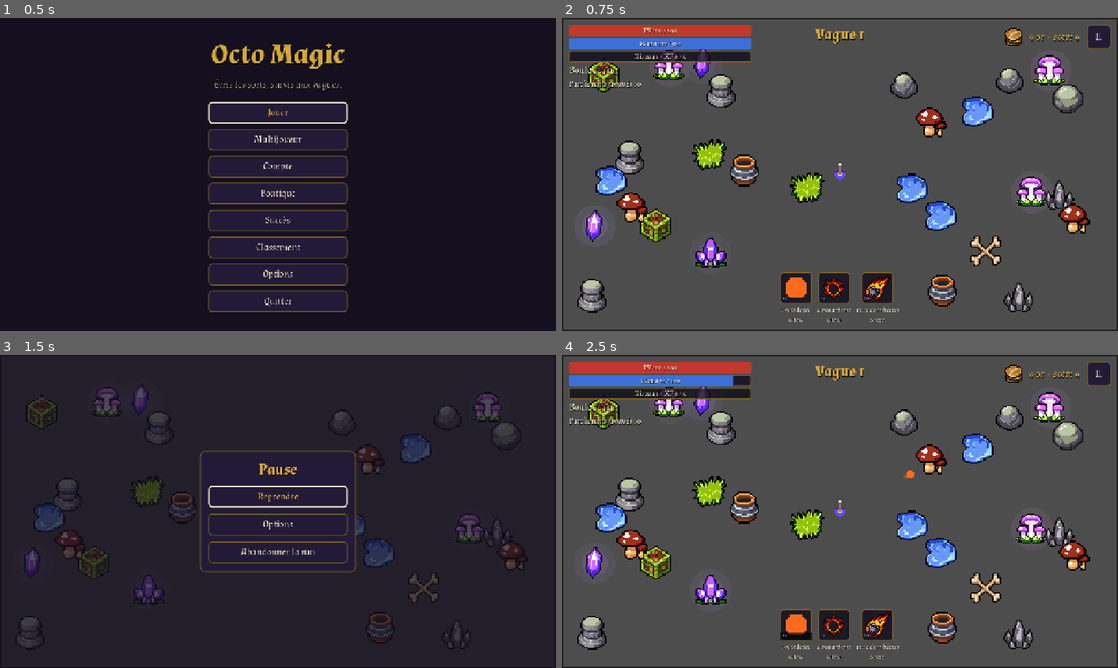
Above: before the commit, frames 1-4 (two rows, left to right).
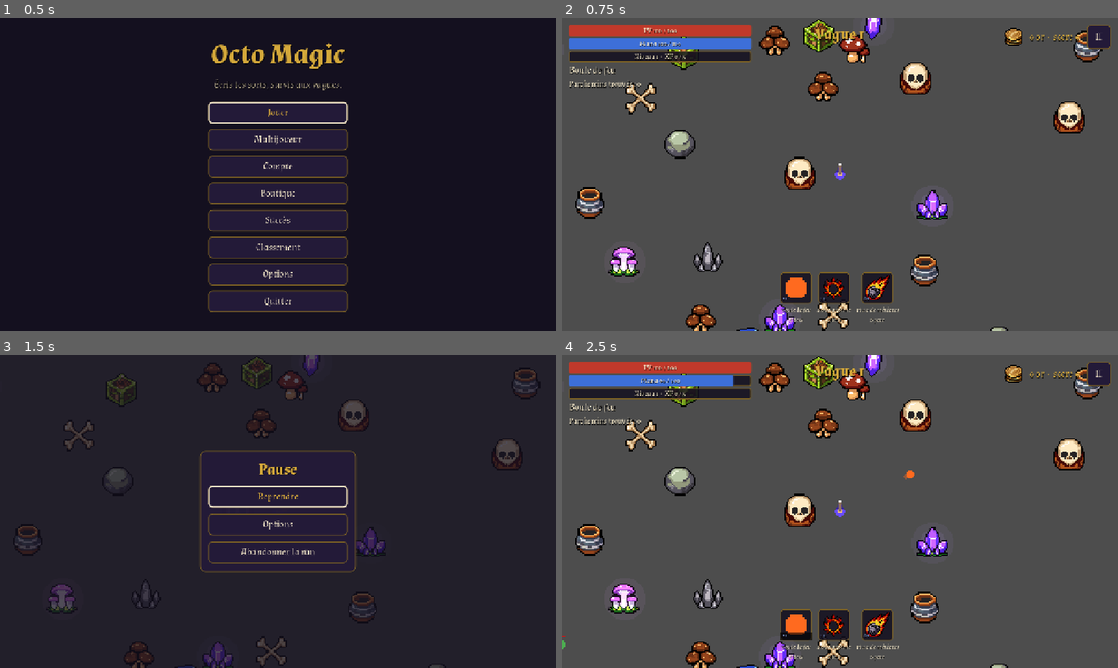
Above: after the commit, the same moments.

Repository: LeandreBl/octo-magic
Game: Godot game, scene res://game/main.tscn
The game is run twice, just before and just after one commit, with the same random seed, the same clock (stepped at 60 frames per second) and the same inputs.
Inputs:
- Up to frame 1 (0.5 s): no input
- Up to frame 2 (0.75 s): click "Jouer" at 0.5 s
- Up to frame 3 (1.5 s): click "II" at 1.25 s
- Up to frame 4 (2.5 s): click "Reprendre" at 2 s

Frame 1 is identical in both runs. In frame 2, 17% of the frame differs, in the area x 0-100%, y 0-100%; in frame 3, 6.3%; in frame 4, 17%.

Commit message:
Arena about 4x4 screens: decor scaled with area, waves spawn off a mage's screen
Spells now expire by distance from their origin instead of the screen rect.

Co-Authored-By: Claude Opus 5.5 <noreply@anthropic.com>

Diff:
--- a/game/decor.gd
+++ b/game/decor.gd
@@ -20,7 +20,8 @@
 	"ruins": [[0, "wall"], [1, "wall"], [3, "wall"], [14, "wall"], [8, "wall", "#ff9a3c"], [2, "rock"],
 		[4, "crate"], [5, "crate"], [6, "prop"], [7, "prop"], [9, "prop"], [12, "prop"], [13, "prop"], [15, "prop"]],
 }
-const COUNTS := {"wall": 5, "rock": 3, "crate": 4, "prop": 16}  # placement order
+const COUNTS := {"wall": 5, "rock": 3, "crate": 4, "prop": 16}  # per 1280x720 screen, placement order
+const ARENA := Rect2(0, 0, 4800, 3200)  # the run's map, about 4x4 screens: the camera shows a part of it
 const EDGE := 64.0  # enemies come in from every side
 const CENTER := 180.0  # the player starts in the middle
 const GAP := 80.0  # room between solid items: the boss (radius 36) gets through
@@ -56,7 +57,7 @@
 	var inner := rect.grow(-EDGE)
 	for kind in COUNTS:
 		var cells: Array = MAPS[map].filter(func(c): return c[1] == kind)
-		for i in COUNTS[kind]:
+		for i in roundi(COUNTS[kind] * rect.get_area() / (1280.0 * 720.0)):
 			var c: Array = cells[rng.randi() % cells.size()]
 			var it := _shape(img, c[0])
 			it.kind = kind
--- a/game/main.gd
+++ b/game/main.gd
@@ -99,13 +99,13 @@
 	Run.start(Profile.equipped_spells(), Profile.total_stats())
 	var p := local_player()
 	if p:
-		p.position = get_viewport_rect().size / 2.0
+		p.position = Decor.ARENA.get_center()
 	var decor := Decor.new()  # one map per run, placed once
 	decor.broken.connect(func(pos):
 		_drop("gold", 3, pos)
 		_drop("xp", 2, pos + Vector2(10, 0)))
 	add_child(decor)
-	decor.build(map, get_viewport_rect(), map_seed)
+	decor.build(map, Decor.ARENA, map_seed)
 	forge_status = ""
 	get_tree().paused = false
 	send_loadout(true)
@@ -134,12 +134,14 @@
 
 func _next_wave() -> void:
 	_wave_started.rpc(Run.wave + 1)
-	var size := get_viewport_rect().size
+	var off_screen := get_viewport_rect().size.length() * 0.55
+	var alive := get_tree().get_nodes_in_group("players").filter(func(p): return p.hp > 0.0)
 	for kind in Run.wave_plan(Run.wave):
 		spawned += 1
+		var near: Vector2 = alive.pick_random().position if alive else Decor.ARENA.get_center()
 		spawner.spawn({"kind": "enemy", "name": "E%d" % spawned, "type": kind,
-			"stats": Run.enemy_stats(kind, Run.wave),
-			"pos": size / 2.0 + Vector2.from_angle(randf() * TAU) * size.length() * 0.55})
+			"stats": Run.enemy_stats(kind, Run.wave),  # just off a mage's screen, inside the arena
+			"pos": (near + Vector2.from_angle(randf() * TAU) * off_screen).clamp(Decor.ARENA.position, Decor.ARENA.end)})
 
 
 @rpc("authority", "call_local", "reliable")
@@ -255,7 +257,7 @@
 
 
 func _spawn_player(id: int) -> void:
-	spawner.spawn({"kind": "player", "name": "P%d" % id, "id": id, "pos": get_viewport_rect().size / 2.0})
+	spawner.spawn({"kind": "player", "name": "P%d" % id, "id": id, "pos": Decor.ARENA.get_center()})
 
 
 ## Fresh world for a new session: the host (or solo) spawns its mage, a
--- a/game/player.gd
+++ b/game/player.gd
@@ -158,7 +158,7 @@
 	# Input actions (project.godot): rebindable keys, arrows, left stick (ui/settings.gd).
 	var move := Input.get_vector("move_left", "move_right", "move_up", "move_down")
 	move = (move + _stick(_touch_move)).limit_length(1.0)
-	position = Decor.slide(position, move * speed * delta, radius).clamp(Vector2.ZERO, get_viewport_rect().size)
+	position = Decor.slide(position, move * speed * delta, radius).clamp(Decor.ARENA.position, Decor.ARENA.end)
 
 	var fire := false
 	var pad_aim := Vector2(Input.get_joy_axis(0, JOY_AXIS_RIGHT_X), Input.get_joy_axis(0, JOY_AXIS_RIGHT_Y))
--- a/spell/spell_body.gd
+++ b/spell/spell_body.gd
@@ -153,10 +153,10 @@
 					return
 	position += dir * speed * delta + offset
 	if homing:
-		if not get_viewport_rect().has_point(global_position) \
+		if global_position.distance_to(origin) > 1500.0 \
 				and get_tree().get_nodes_in_group("enemies").is_empty():
 			queue_free()
-	elif not get_viewport_rect().grow(200).has_point(global_position):
+	elif global_position.distance_to(origin) > 1500.0:  # about off-screen
 		queue_free()
 
 
--- a/tests/test_spell.gd
+++ b/tests/test_spell.gd
@@ -124,14 +124,14 @@
 	var e := Enemy.new()
 	e.position = Vector2(-500, -500)
 	world.add_child(e)
-	bolt.position = Vector2(-300, 100)  # off the map, an enemy still there
-	await physics_frame
-	await physics_frame
-	check(is_instance_valid(bolt), "off-map homing bolt kept while enemies remain")
+	bolt.position = Vector2(-3000, 100)  # far off-screen, an enemy still there
+	await physics_frame
+	await physics_frame
+	check(is_instance_valid(bolt), "far homing bolt kept while enemies remain")
 	e.free()
 	await physics_frame
 	await physics_frame
-	check(not is_instance_valid(bolt), "off-map homing bolt freed once no enemy is left")
+	check(not is_instance_valid(bolt), "far homing bolt freed once no enemy is left")
 	world.free()
 
 
